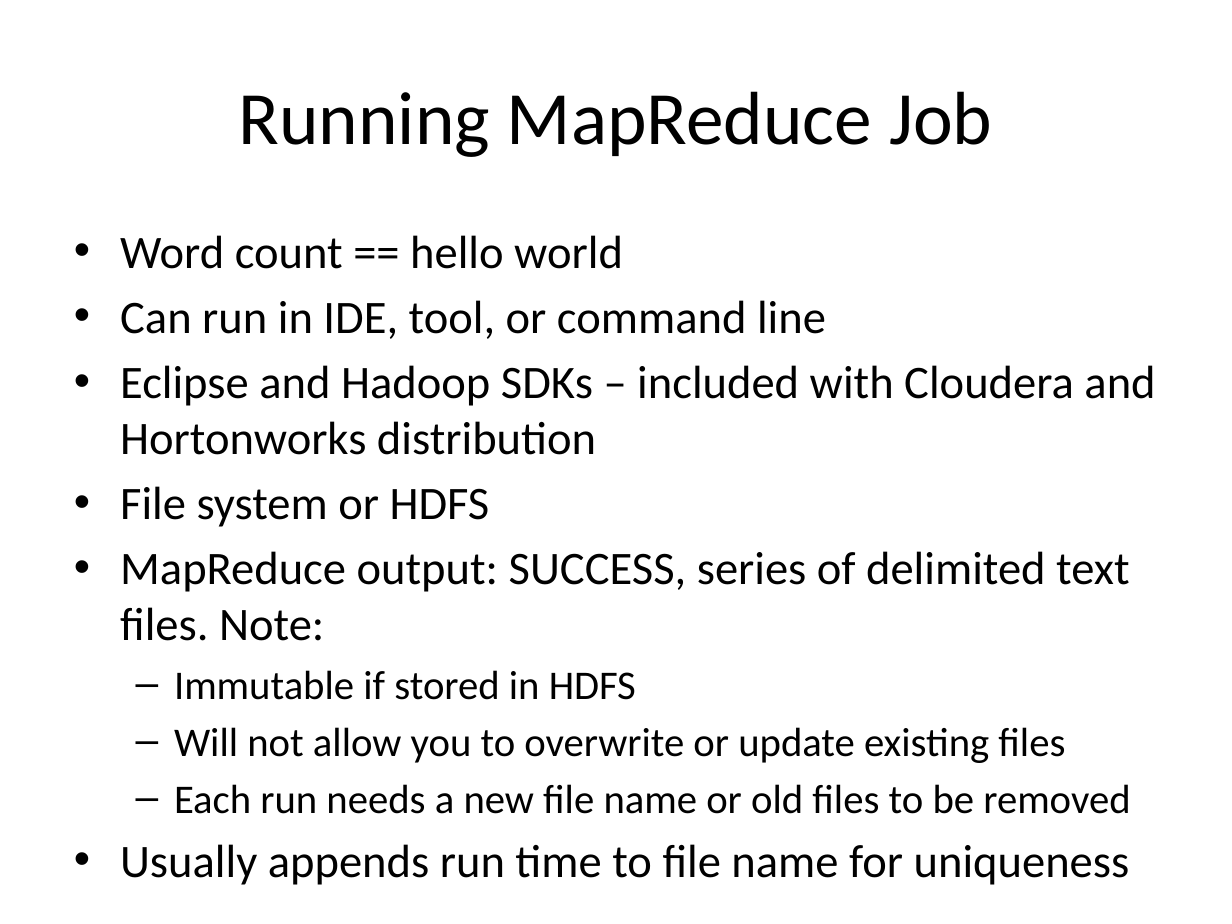
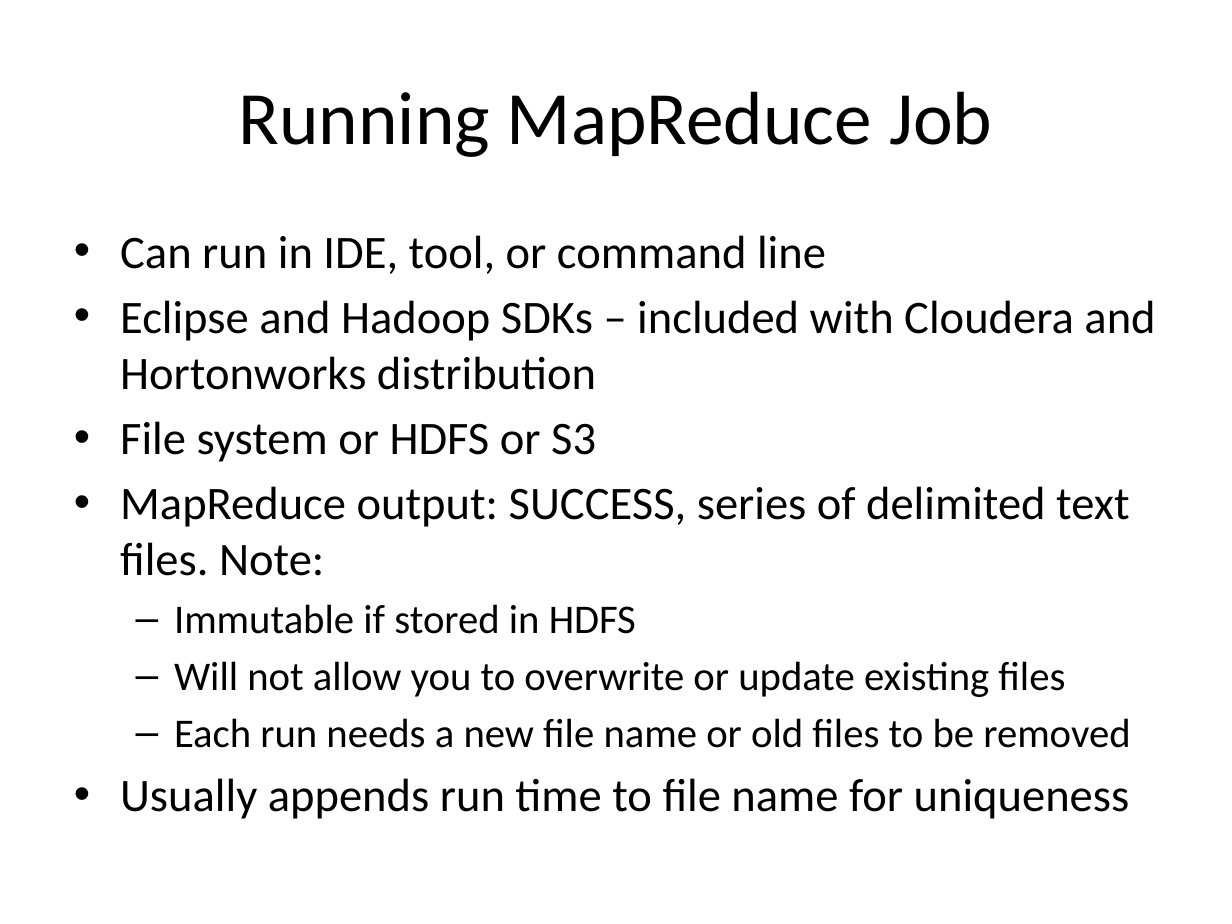
Before and after one commit to jayurbain/HadoopIntro, a slide deck: slide 13 of MapReduce 1.pptx. Drawn at 1232x924 pixels with LibreOffice and Linux fonts; fonts in the diff are those of the drawing. Boxes give left, top, right and bottom in pixels: in the first picture for what was removed or moved away, otherwise in the second. Text is boxed around its words. In the diff, an @@ line names an element or a change of style, - is before the commit and + after.

```diff
--- a/MapReduce 1.pptx
+++ b/MapReduce 1.pptx
@@ text at box(120, 235, 623, 269): paragraph removed @@
-• Word count == hello world
@@ text at box(120, 421, 596, 462): text changed @@
-• File system or HDFS
+• File system or HDFS or S3
```
Also in this commit, not shown: 12 other slides changed.
